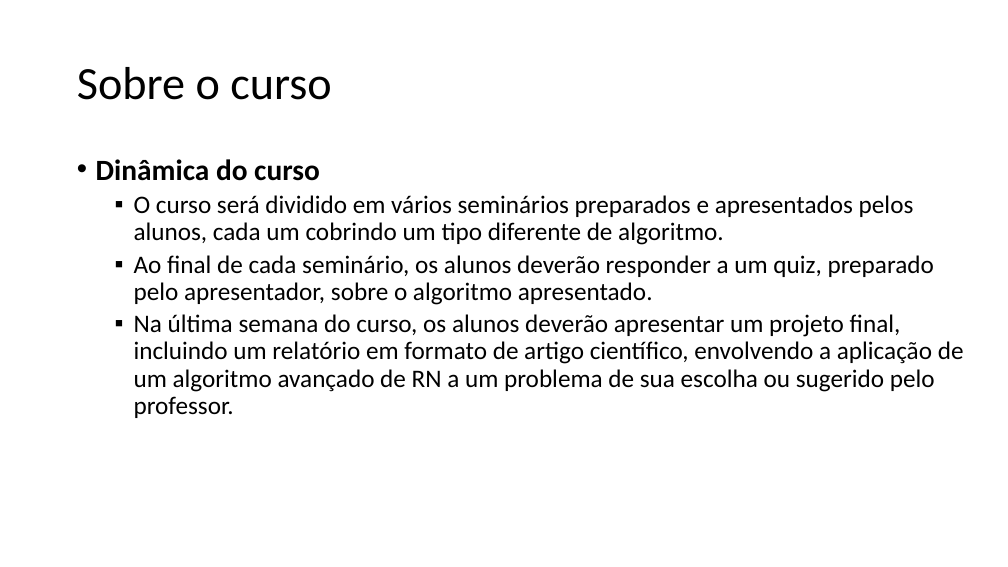
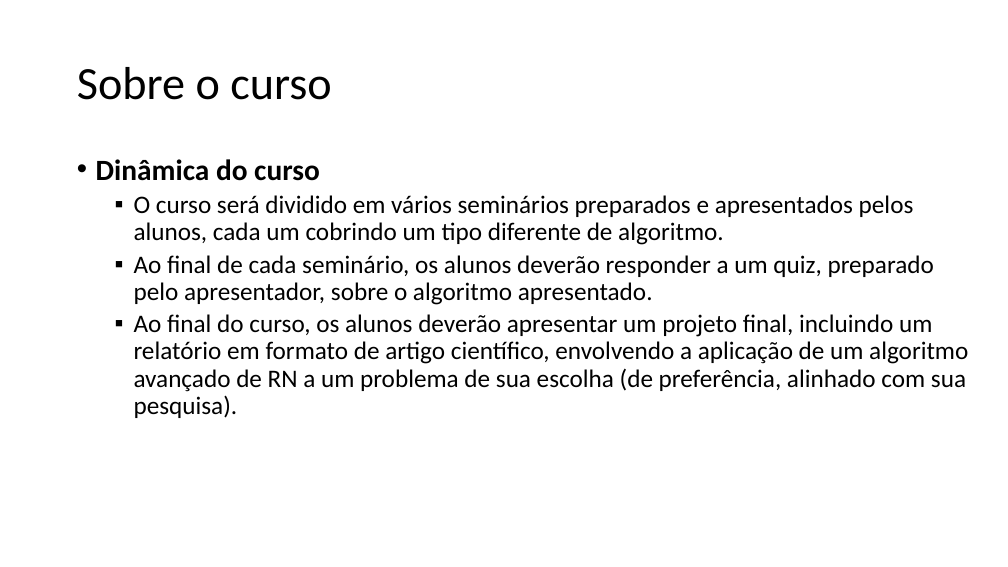
Before and after one commit to zz4fap/tp558-adv-ml, a slide deck: slide 3 of slides/TP558_1_Introdução_ao_curso.pptx. Drawn at 1008x567 pixels with LibreOffice and Linux fonts; fonts in the diff are those of the drawing. Boxes give left, top, right and bottom in pixels: in the first picture for what was removed or moved away, otherwise in the second. Text is boxed around its words. In the diff, an @@ line names an element or a change of style, - is before the commit and + after.

```diff
--- a/slides/TP558_1_Introdução_ao_curso.pptx
+++ b/slides/TP558_1_Introdução_ao_curso.pptx
@@ text at (134,314,968,418): text changed @@
-  ▪ Na última semana do curso, os alunos deverão apresentar um projeto final, incluindo um relatório em formato de artigo científico, envolvendo a aplicação de um algoritmo avançado de RN a um problema de sua escolha ou sugerido pelo professor.
+  ▪ Ao final do curso, os alunos deverão apresentar um projeto final, incluindo um relatório em formato de artigo científico, envolvendo a aplicação de um algoritmo avançado de RN a um problema de sua escolha (de preferência, alinhado com sua pesquisa).
```
Also in this commit, not shown: 4 other slides changed, 1 slide added, 1 slide removed, 2 other files.
